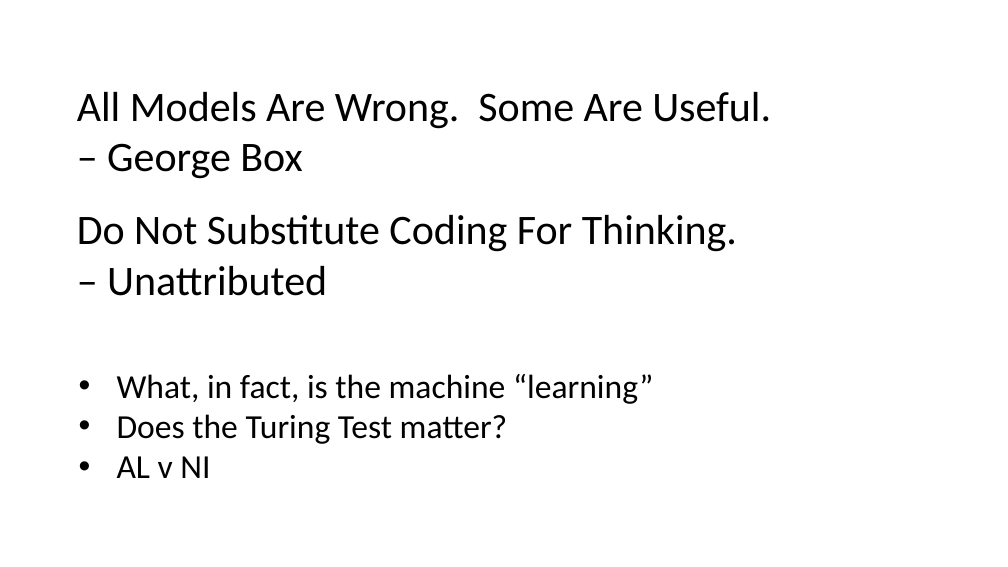
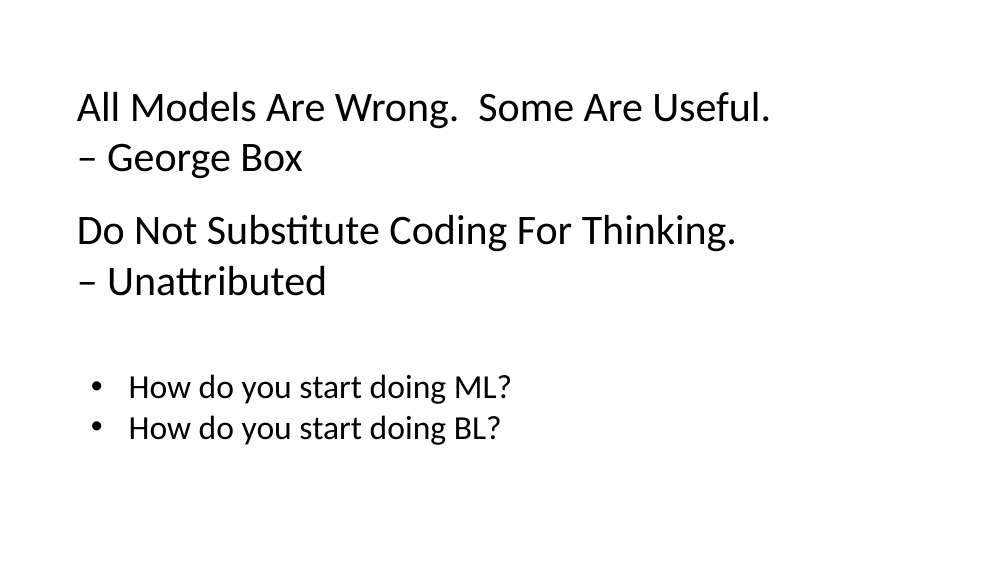
Before and after one commit to jamessdixon/swe4s, a slide deck: slide 4 of SWES_MachineLearning.pptx. Drawn at 1008x567 pixels with LibreOffice and Linux fonts; fonts in the diff are those of the drawing. Boxes give left, top, right and bottom in pixels: in the first picture for what was removed or moved away, otherwise in the second. Text is boxed around its words. In the diff, an @@ line names an element or a change of style, - is before the commit and + after.

```diff
--- a/SWES_MachineLearning.pptx
+++ b/SWES_MachineLearning.pptx
@@ text removed at [117,374,653,478] @@
-  • What, in fact, is the machine “learning”
-  • Does the Turing Test matter?
-  • AL v NI
@@ text added at [129,374,512,445], 32 pt, text #000000 @@
+  • How do you start doing ML?
+  • How do you start doing BL?
```
Also in this commit, not shown: 1 other slide changed, 1 slide added, 4 other files.
